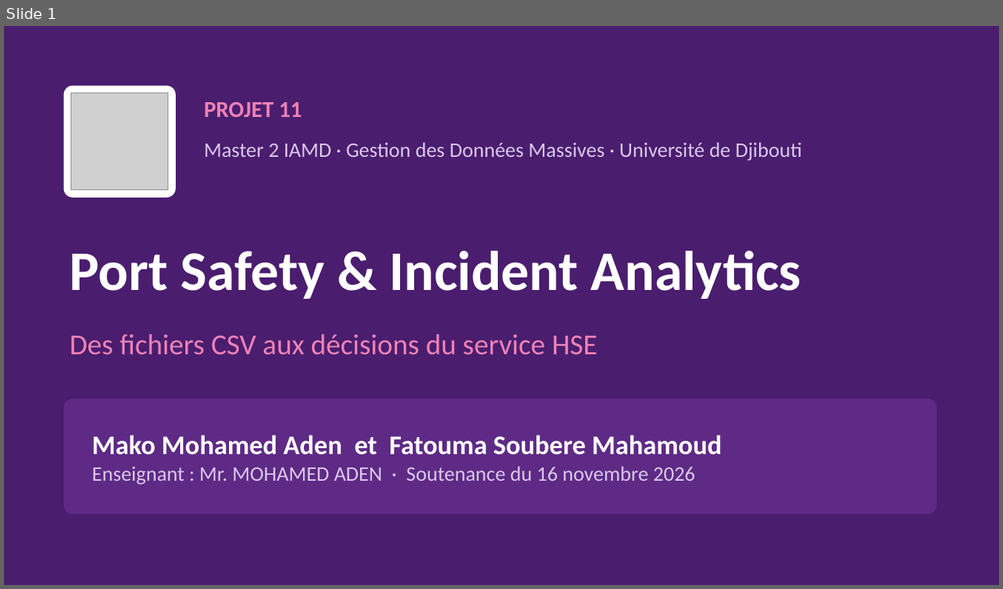
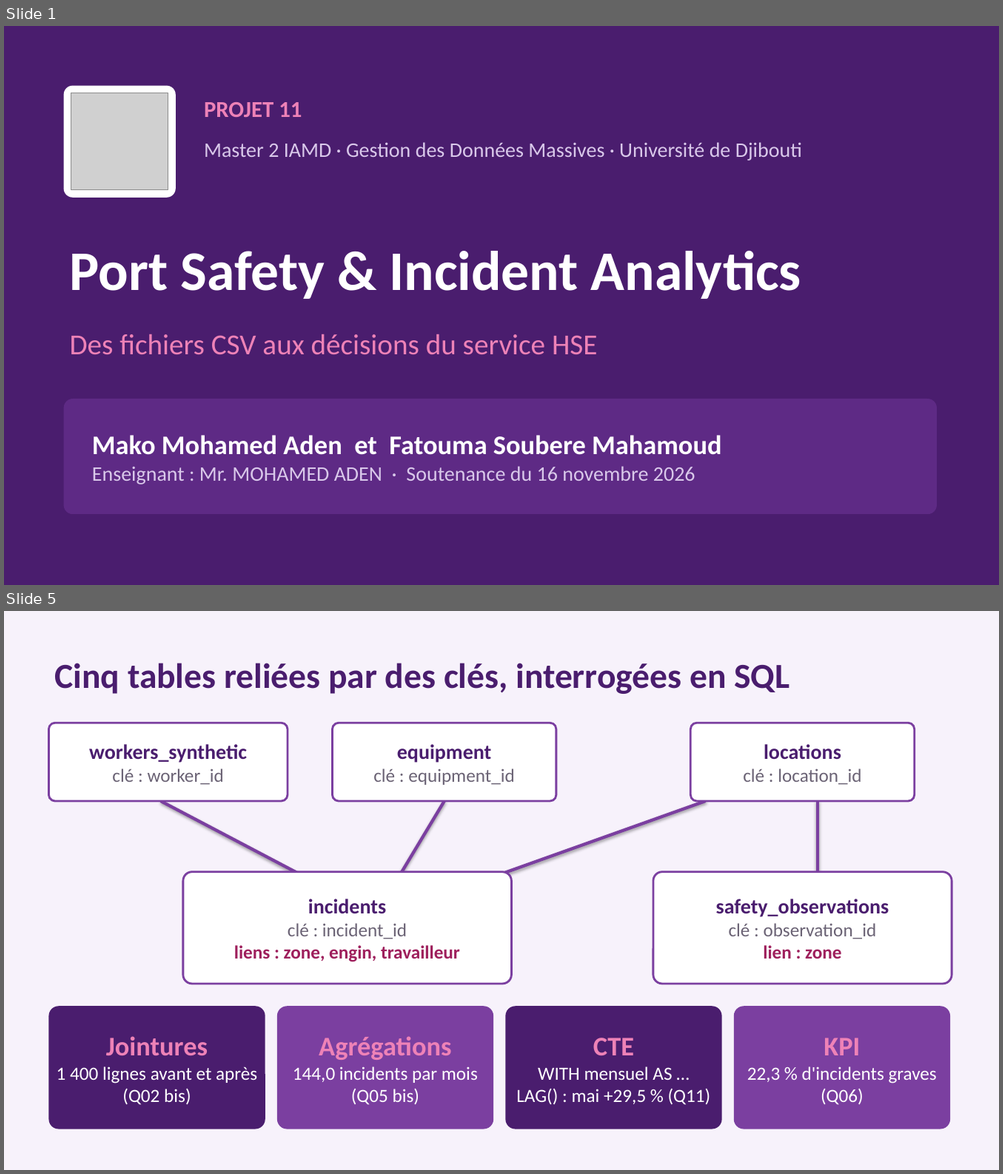
Before and after one commit to fatouu50/Port-Safety-Incident-Analytics-M2-IAMD-Gestion-des-Donn-es-Massives-, a slide deck: 09_PRESENTATION/presentation_projet11.pptx. Shown one above the other, each under a label of ours: slide 1 before the commit, slides 1 and 5 after it; the slides between them are not shown. The pictures are 1003x589 and 1003x1174 pixels, drawn with LibreOffice and Linux fonts; fonts in the diff are those of the drawing; grey boxes stand for pictures. Boxes give left, top, right and bottom in pixels: in the first picture for what was removed or moved away, otherwise in the second. Text is boxed around its words. In the diff, an @@ line names an element or a change of style, - is before the commit and + after.

```diff
--- a/09_PRESENTATION/presentation_projet11.pptx
+++ b/09_PRESENTATION/presentation_projet11.pptx
@@ slide 5 added at <box>4,611,999,1170</box>, background #F7F2FB @@
@@ text added at <box>54,663,790,694</box>, 34 pt, text #4A1D6E, bold @@
+Cinq tables reliées par des clés, interrogées en SQL
@@ rounded rectangle added at <box>48,723,287,801</box>, fill #FFFFFF, outline #7B3FA0 2 pt @@
@@ rounded rectangle added at <box>333,723,556,801</box>, fill #FFFFFF, outline #7B3FA0 2 pt @@
@@ rounded rectangle added at <box>691,723,914,801</box>, fill #FFFFFF, outline #7B3FA0 2 pt @@
@@ text added at <box>89,744,247,785</box>, 20 pt, text #4A1D6E, bold @@
+workers_synthetic
+clé : worker_id
@@ text added at <box>373,744,515,785</box>, 18 pt, text #6B6375 @@
+equipment
+clé : equipment_id
@@ text added at <box>743,744,861,785</box>, 18 pt, text #6B6375 @@
+locations
+clé : location_id
@@ line added from (302, 876) to (161, 801), #7B3FA0 3 pt @@
@@ line added from (399, 876) to (444, 801), #7B3FA0 3 pt @@
@@ line added from (496, 876) to (706, 801), #7B3FA0 3 pt @@
@@ line added from (817, 876) to (817, 801), #7B3FA0 3 pt @@
@@ rounded rectangle added at <box>183,872,512,984</box>, fill #FFFFFF, outline #7B3FA0 2 pt @@
@@ rounded rectangle added at <box>653,872,951,984</box>, fill #FFFFFF, outline #7B3FA0 2 pt @@
@@ text added at <box>234,899,460,963</box>, 18 pt, text #9E1F5C, bold @@
+incidents
+clé : incident_id
+liens : zone, engin, travailleur
@@ text added at <box>716,899,889,959</box>, 18 pt, text #4A1D6E, bold @@
+safety_observations
+clé : observation_id
+lien : zone
@@ rounded rectangle added at <box>48,1006,265,1130</box>, fill #4A1D6E @@
@@ rounded rectangle added at <box>277,1006,493,1130</box>, fill #7B3FA0 @@
@@ rounded rectangle added at <box>506,1006,722,1130</box>, fill #4A1D6E @@
@@ rounded rectangle added at <box>734,1006,950,1130</box>, fill #7B3FA0 @@
@@ text added at <box>57,1037,257,1105</box>, 18 pt, text #FFFFFF @@
+Jointures
+1 400 lignes avant et après (Q02 bis)
@@ text added at <box>293,1037,478,1105</box>, 18 pt, text #FFFFFF @@
+Agrégations
+144,0 incidents par mois (Q05 bis)
@@ text added at <box>516,1038,711,1105</box>, 18 pt, text #FFFFFF @@
+CTE
+WITH mensuel AS … LAG() : mai +29,5 % (Q11)
@@ text added at <box>747,1038,936,1105</box>, 18 pt, text #FFFFFF @@
+KPI
+22,3 % d'incidents graves (Q06)
```
Also in this commit, not shown: 10 slides changed, 1 slide removed.
